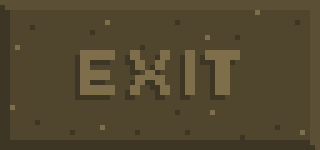
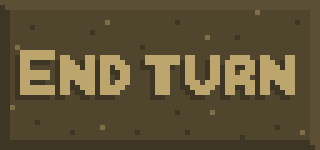
The second 320 x 150 image is a revision of the first. Changes to its layers:
hid "Exit" over [80, 50, 240, 95]
hid "Exit copy" over [75, 55, 235, 100]
showed "END TURN", painted on it over [20, 50, 295, 95]
showed "END TURN copy" over [15, 55, 290, 100]
